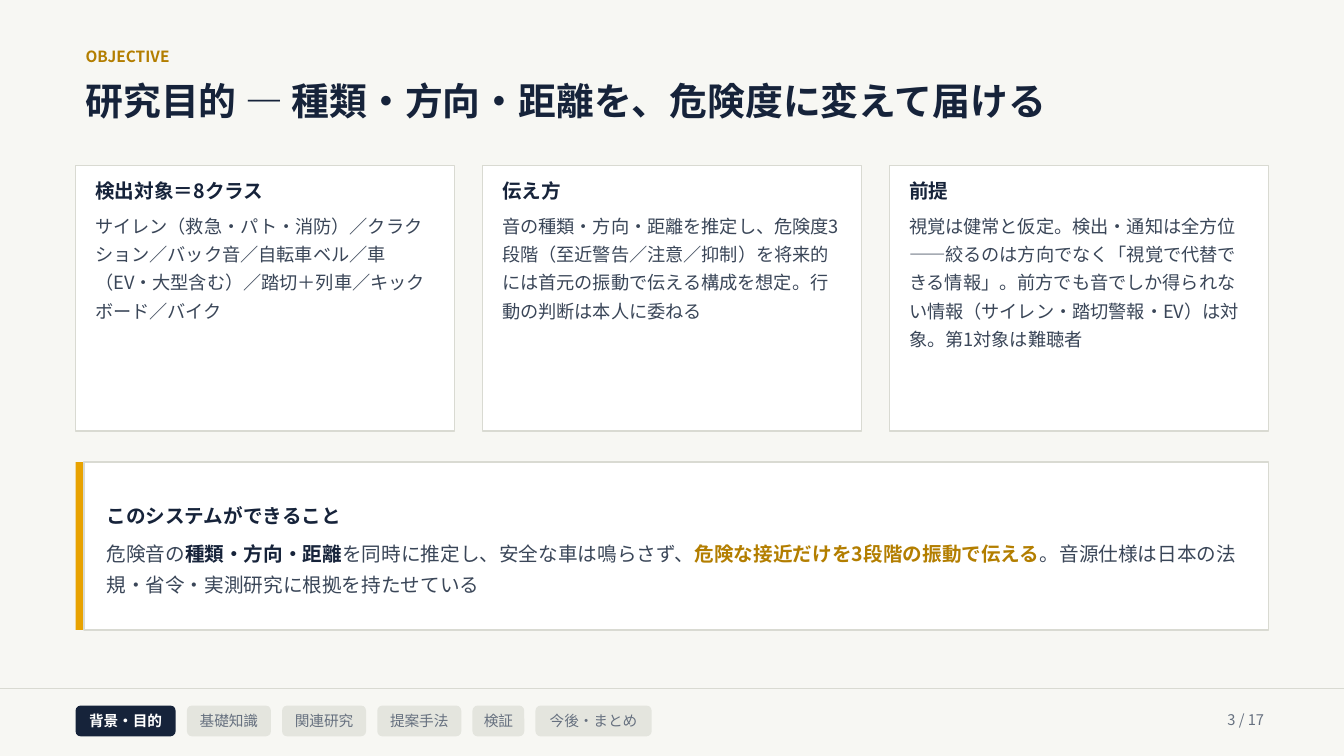
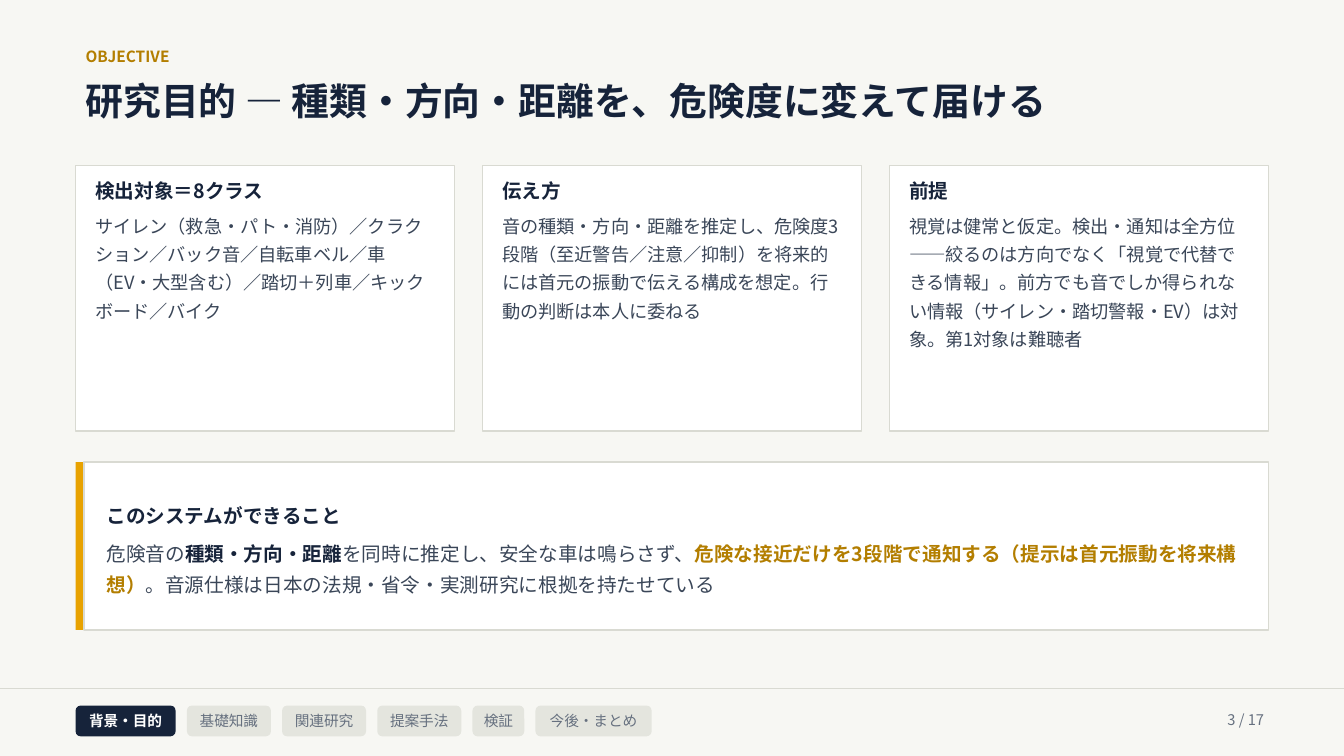
Before and after one commit to Noosdoo/outdoor-seld-sim, a slide deck: slide 3 of md/seminar/中間発表スライド_2026-08-10.pptx. Drawn at 1344x756 pixels with LibreOffice and Linux fonts; fonts in the diff are those of the drawing. Boxes give left, top, right and bottom in pixels: in the first picture for what was removed or moved away, otherwise in the second. Text is boxed around its words. In the diff, an @@ line names an element or a change of style, - is before the commit and + after.

```diff
--- a/md/seminar/中間発表スライド_2026-08-10.pptx
+++ b/md/seminar/中間発表スライド_2026-08-10.pptx
@@ text in rectangle at box(106, 544, 1236, 594): text changed @@
-危険音の種類・方向・距離を同時に推定し、安全な車は鳴らさず、危険な接近だけを3段階の振動で伝える。音源仕様は日本の法規・省令・実測研究に根拠を持たせている
+危険音の種類・方向・距離を同時に推定し、安全な車は鳴らさず、危険な接近だけを3段階で通知する（提示は首元振動を将来構想）。音源仕様は日本の法規・省令・実測研究に根拠を持たせている
```
Also in this commit, not shown: 4 other files.
